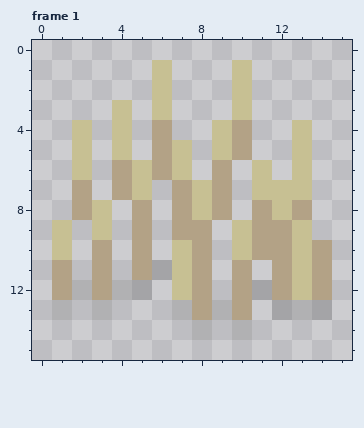
A pixel-art file gets an edit: assets/sprites/objects/grass/grass.aseprite. The picture above is the old version.
16x16 pixels, 4 frames. Shown: frame 1. The commit also changed other frames, which this record leaves out.
Once edited:
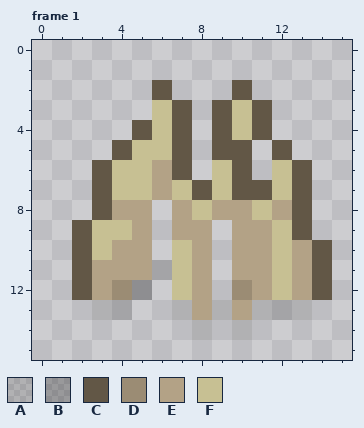
Palette (. is transparent): A #00000023  B #00000041  C #625746  D #9b8c74  E #b3a286  F #c7c093
The edit:
Changed rows in their new state; - is an unchanged pixel.
Frame 1:
first column x 1:
 1 -----.---.----
 2 -----C---C----
 3 ---.--C-C-C---
 4 -.-.CFC-CFC-.-
 5 -.-CFFC-CC-C.-
 6 -.CF--C-FC.FC-
 7 -.CF-EFCFCC-C-
 8 -.CE-----EFEC-
 9 .C-F-----E-FC-
10 .CFE-----E-FEC
11 .C-E------EFEC
12 .C-DB----DEFEC
13 .--A------A--.
